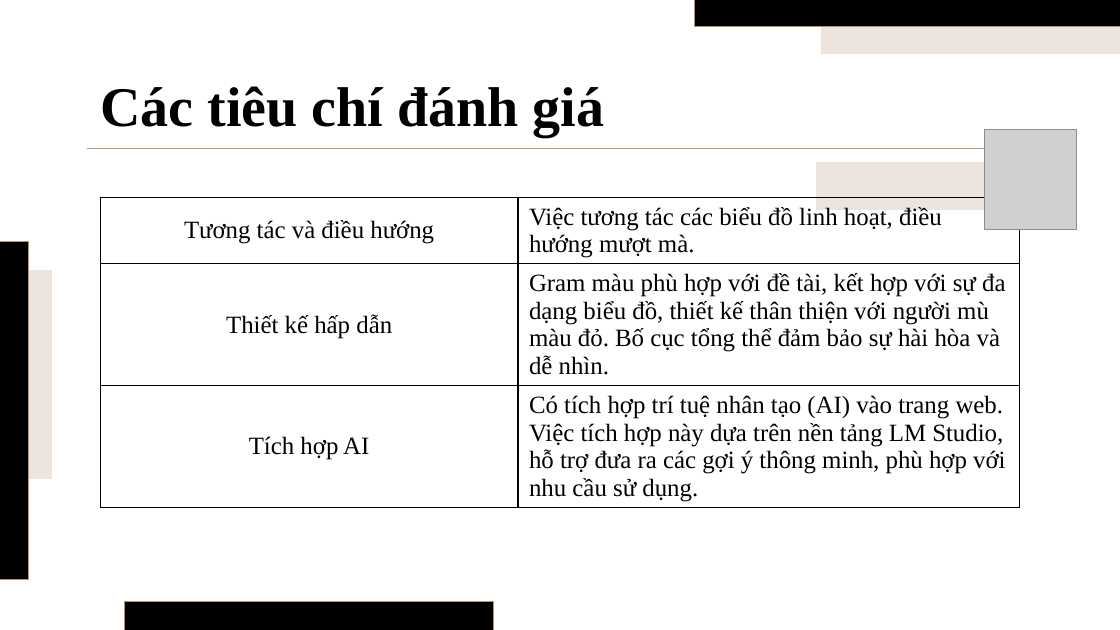
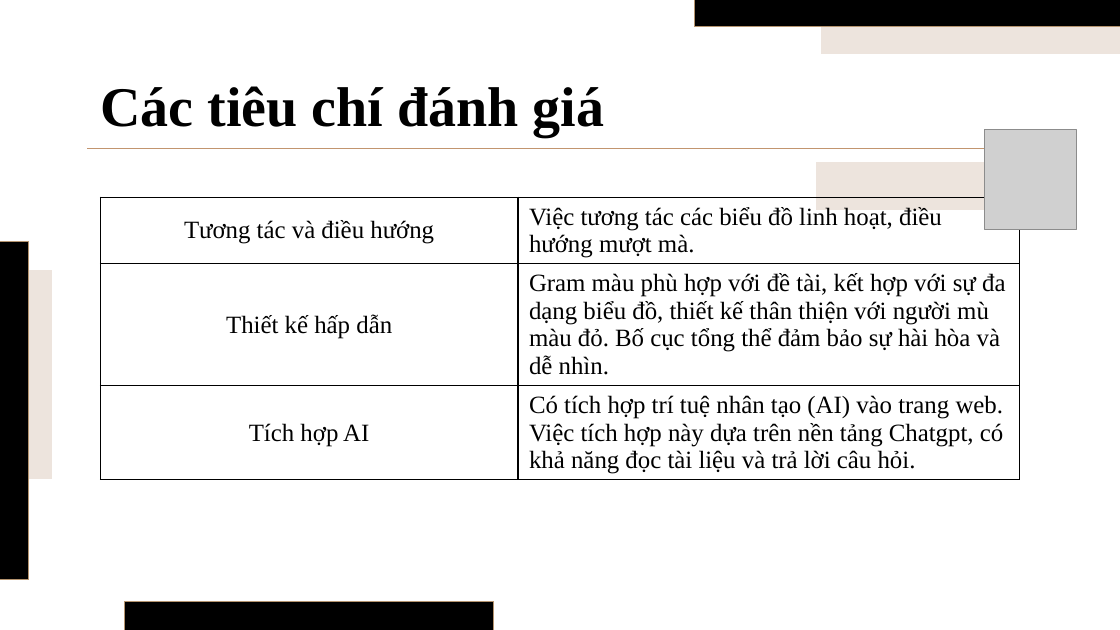
Before and after one commit to richardnguyen0715/WebsiteIntegratedRAGChatbot, a slide deck: slide 12 of DV-FinalTerm-PowerPoint.pptx. Drawn at 1120x630 pixels with LibreOffice and Linux fonts; fonts in the diff are those of the drawing; grey boxes stand for pictures. Boxes give left, top, right and bottom in pixels: in the first picture for what was removed or moved away, otherwise in the second. Text is boxed around its words. In the diff, an @@ line names an element or a change of style, - is before the commit and + after.

```diff
--- a/DV-FinalTerm-PowerPoint.pptx
+++ b/DV-FinalTerm-PowerPoint.pptx
@@ table at (101, 197, 1020, 500) @@
-row 3, column 2: Có tích hợp trí tuệ nhân tạo (AI) vào trang web. Việc tích hợp này dựa trên nền tảng LM Studio, hỗ trợ đưa ra các gợi ý thông minh, phù hợp với nhu cầu sử dụng.
+row 3, column 2: Có tích hợp trí tuệ nhân tạo (AI) vào trang web. Việc tích hợp này dựa trên nền tảng Chatgpt, có khả năng đọc tài liệu và trả lời câu hỏi.
```
Also in this commit, not shown: 3 other slides changed.
